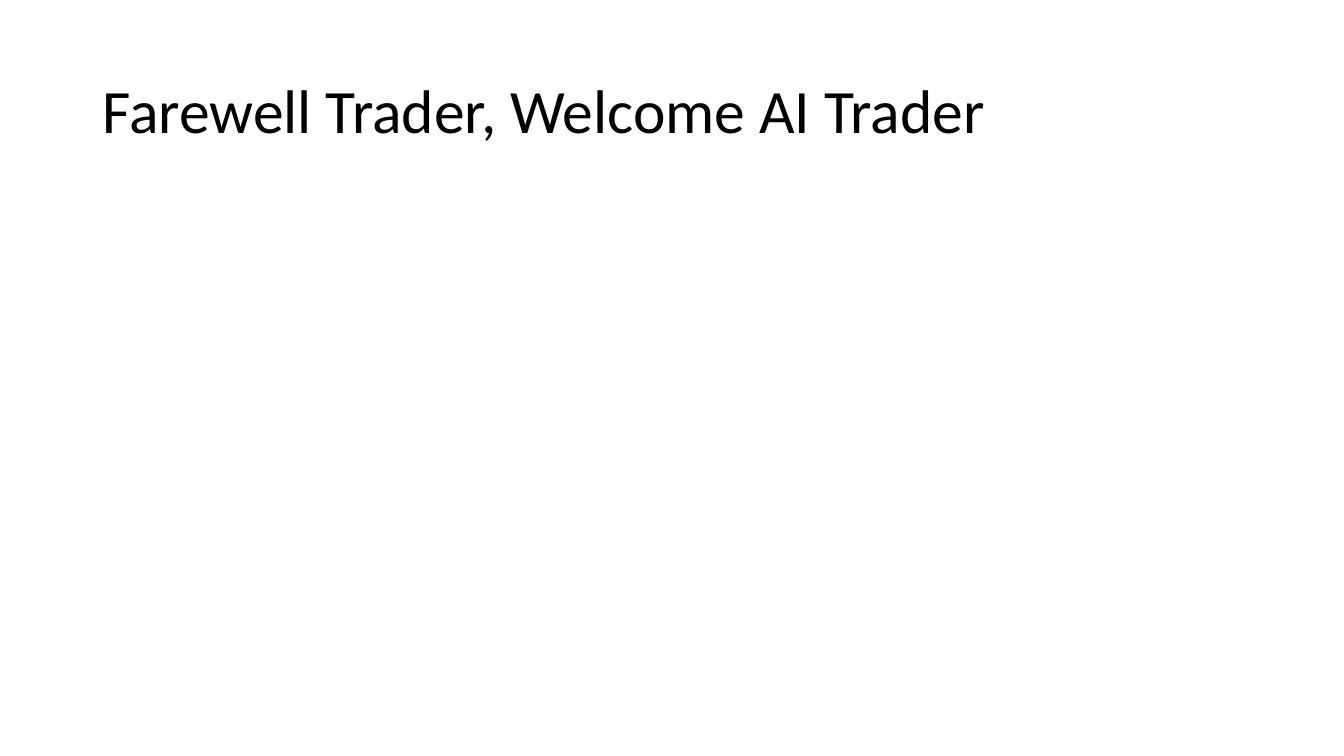
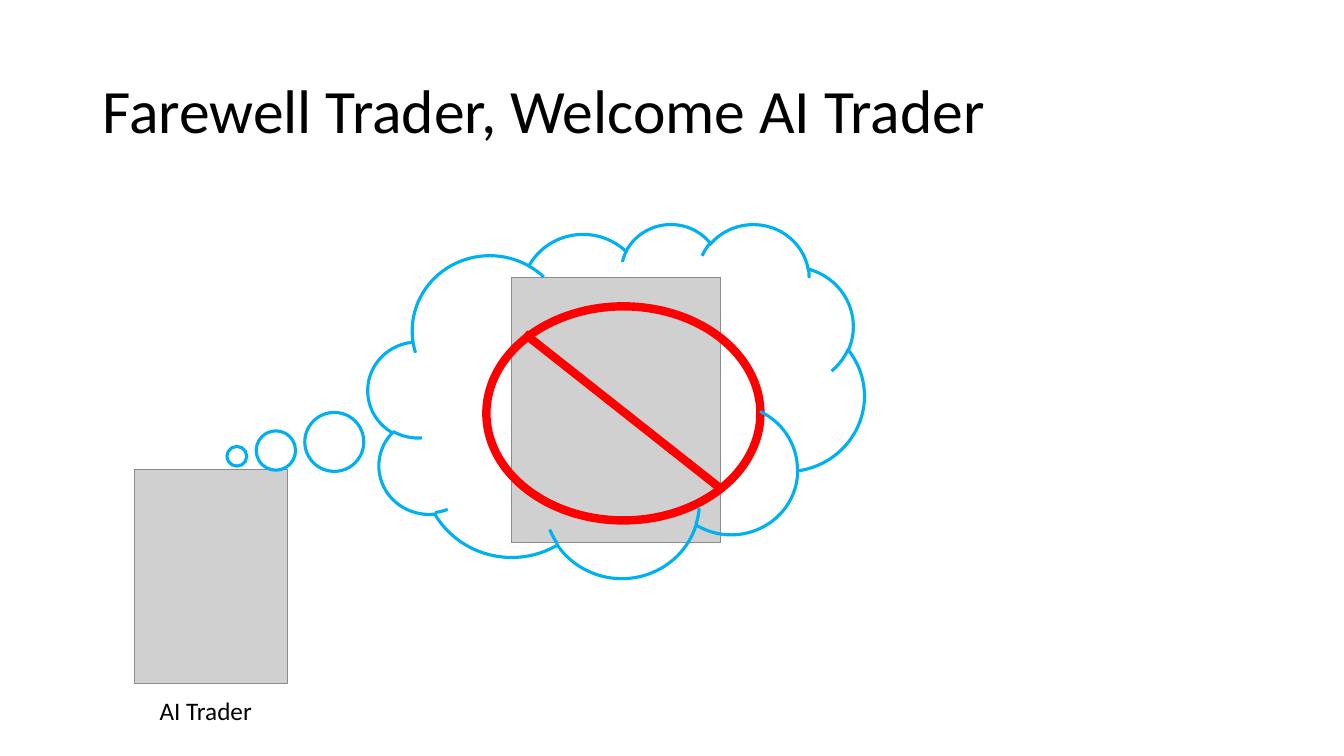
Before and after one commit to agilesolutions/agilesolutions.github.io, a slide deck: slide 2 of ppt/ai-trader.pptx. Drawn at 1344x756 pixels with LibreOffice and Linux fonts; fonts in the diff are those of the drawing; grey boxes stand for pictures. Boxes give left, top, right and bottom in pixels: in the first picture for what was removed or moved away, otherwise in the second. Text is boxed around its words. In the diff, an @@ line names an element or a change of style, - is before the commit and + after.

Commit message:
AI trader

```diff
--- a/ppt/ai-trader.pptx
+++ b/ppt/ai-trader.pptx
@@ thought cloud added at (x1=368, y1=224, x2=864, y2=578), outline #00B0F0 2.25 pt @@
@@ picture added at (x1=512, y1=277, x2=721, y2=543) @@
@@ ellipse added at (x1=487, y1=307, x2=761, y2=520), outline #FF0000 6 pt @@
@@ line added from (524, 334) to (722, 489), #FF0000 6 pt @@
@@ picture added at (x1=135, y1=470, x2=288, y2=684) @@
@@ text added at (x1=160, y1=702, x2=252, y2=721), 18 pt, text #000000 @@
+AI Trader
```
Also in this commit, not shown: 3 other slides changed, 2 slides added, 2 slides removed.
